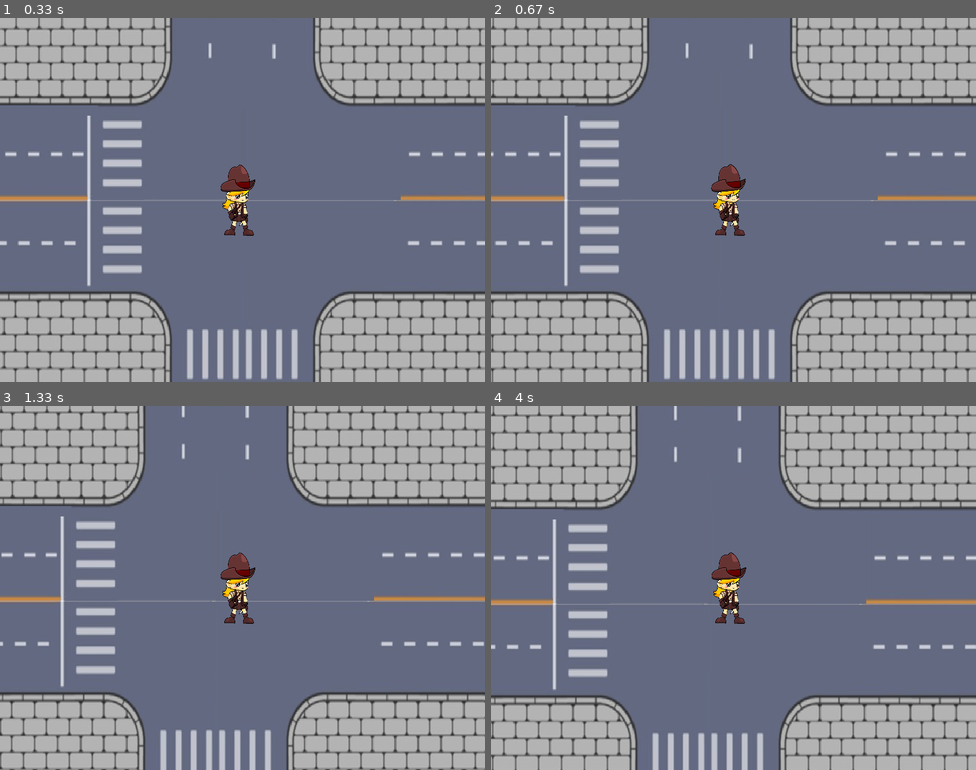
Above: before the commit, frames 1-4 (two rows, left to right).
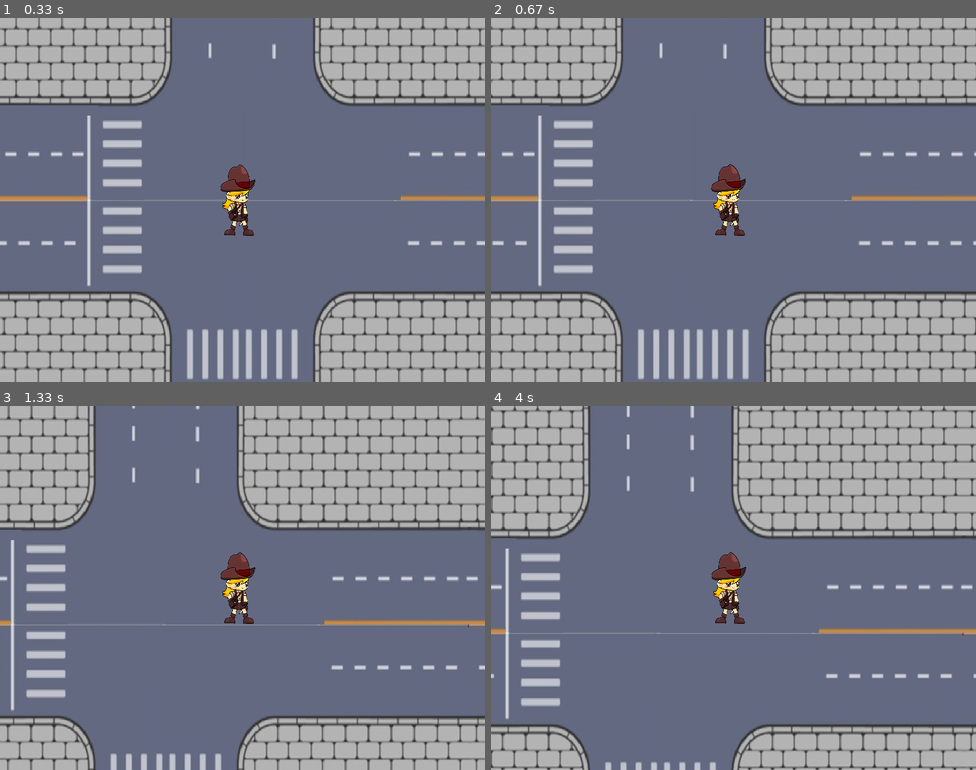
Above: after the commit, the same moments.

Repository: viniciusgomes2005/pygame_GPV
Game: pygame game, started from Mapa.py
Same seed, same stepped clock (60 frames per second), same inputs: the game is played once before the commit and once after it.
Inputs:
- Up to frame 1 (0.33 s): no input
- Up to frame 2 (0.67 s): hold D from 0.33 s (still down)
- Up to frame 3 (1.33 s): release D at 0.8 s; hold W 0.83-1.13 s; hold D from 1.17 s (still down)
- Up to frame 4 (4 s): release D at 1.63 s; hold A 1.67-2.2 s; hold S 2.23-2.53 s; hold A 2.57-2.97 s; hold W 3-3.37 s; hold D from 3.4 s (still down)

Frame 1 is identical in both runs. In frame 2, 17% of the frame differs, in the area x 0-100%, y 0-100%; in frame 3, 34%; in frame 4, 34%.

Commit message:
ajuste de velocidade

Diff:
--- a/Mapa.py
+++ b/Mapa.py
@@ -82,7 +82,7 @@
 Player_Grupo.add(Player(Player_Normal_Anim))
 game = True
 clock = pygame.time.Clock()
-FPS = 70
+FPS = 100
 
 while game:
     clock.tick(FPS)
@@ -93,29 +93,29 @@
         elif event.type == pygame.KEYDOWN:
             if event.key == pygame.K_w:
                 for quadra in Mapa:
-                    quadra.speedy += 1
+                    quadra.speedy += 2
             elif event.key == pygame.K_s:
                 for quadra in Mapa:
-                    quadra.speedy -= 1
+                    quadra.speedy -= 2
             elif event.key == pygame.K_a:
                 for quadra in Mapa:
-                    quadra.speedx += 1
+                    quadra.speedx += 2
             elif event.key == pygame.K_d:
                 for quadra in Mapa:
-                    quadra.speedx -= 1
+                    quadra.speedx -= 2
         elif event.type == pygame.KEYUP:
             if event.key == pygame.K_w:
                 for quadra in Mapa:
-                    quadra.speedy -= 1
+                    quadra.speedy -= 2
             elif event.key == pygame.K_s:
                 for quadra in Mapa:
-                    quadra.speedy += 1
+                    quadra.speedy += 2
             elif event.key == pygame.K_a:
                 for quadra in Mapa:
-                    quadra.speedx -= 1
+                    quadra.speedx -= 2
             elif event.key == pygame.K_d:
                 for quadra in Mapa:
-                    quadra.speedx += 1
+                    quadra.speedx += 2
     Mapa.update()
     Player_Grupo.update()
     window.fill((0, 0, 0))
